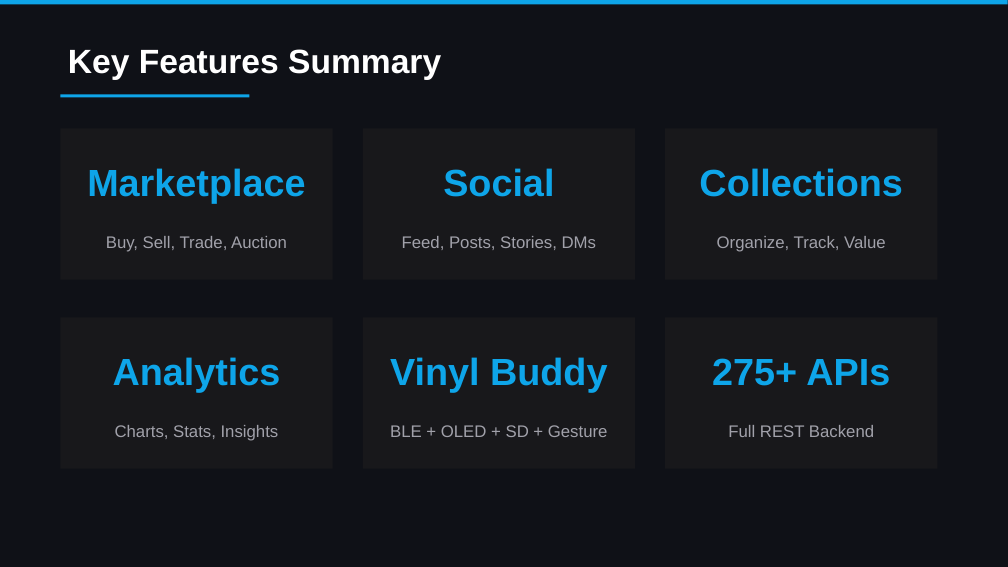
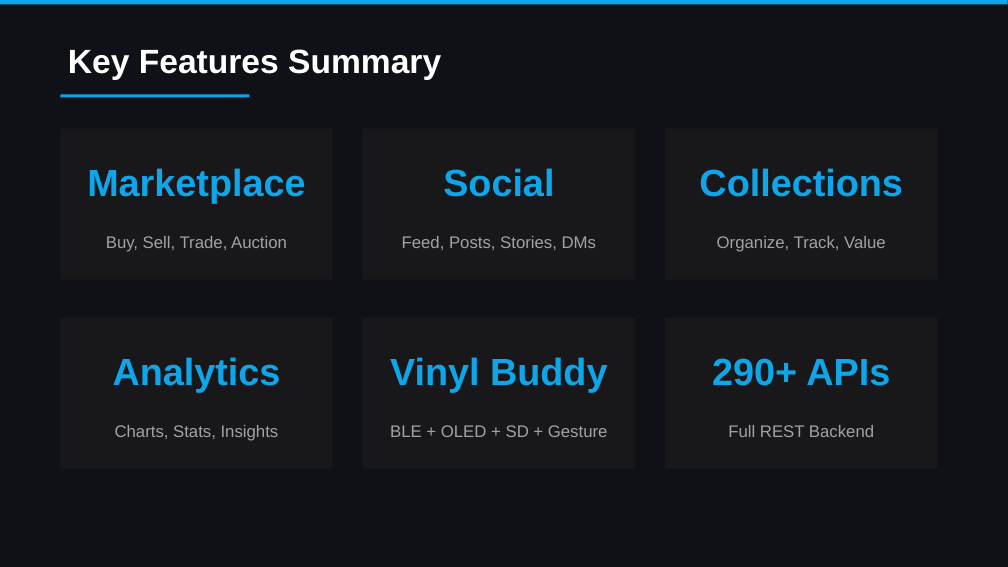
Before and after one commit to colelevy08/groovestack, a slide deck: slide 4 of GrooveStack_Overview.pptx. Drawn at 1008x567 pixels with LibreOffice and Linux fonts; fonts in the diff are those of the drawing. Boxes give left, top, right and bottom in pixels: in the first picture for what was removed or moved away, otherwise in the second. Text is boxed around its words. In the diff, an @@ line names an element or a change of style, - is before the commit and + after.

```diff
--- a/GrooveStack_Overview.pptx
+++ b/GrooveStack_Overview.pptx
@@ text at [712,358,890,386]: text changed @@
-275+ APIs
+290+ APIs
```
Also in this commit, not shown: 6 other slides changed, 5 slides added, 7 other files.
